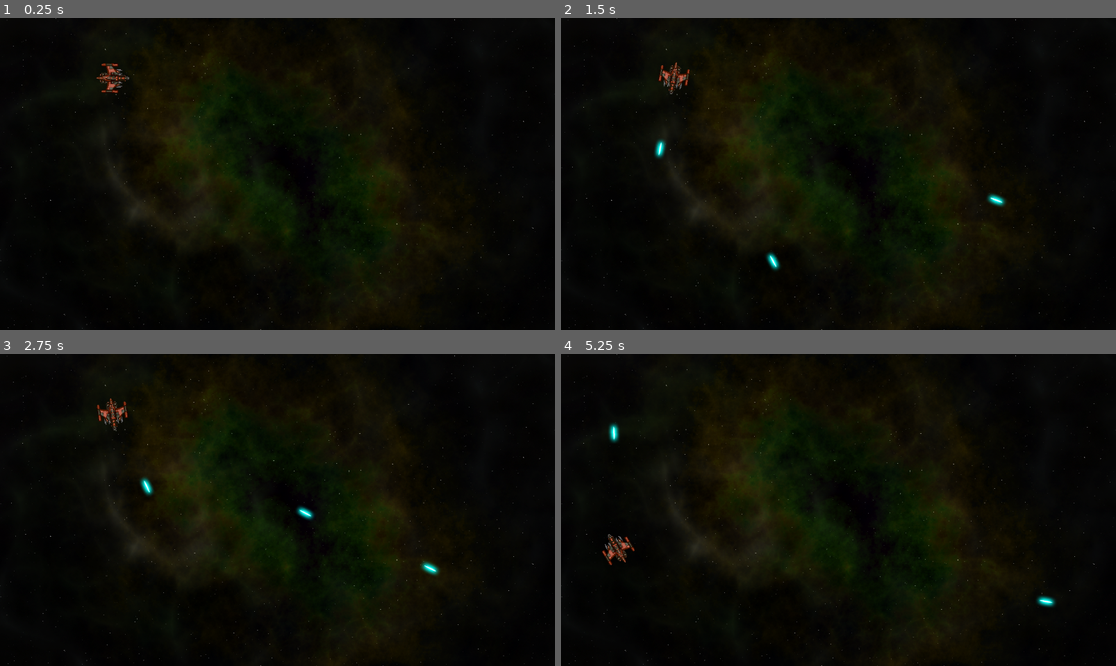
Above: before the commit, frames 1-4 (two rows, left to right).
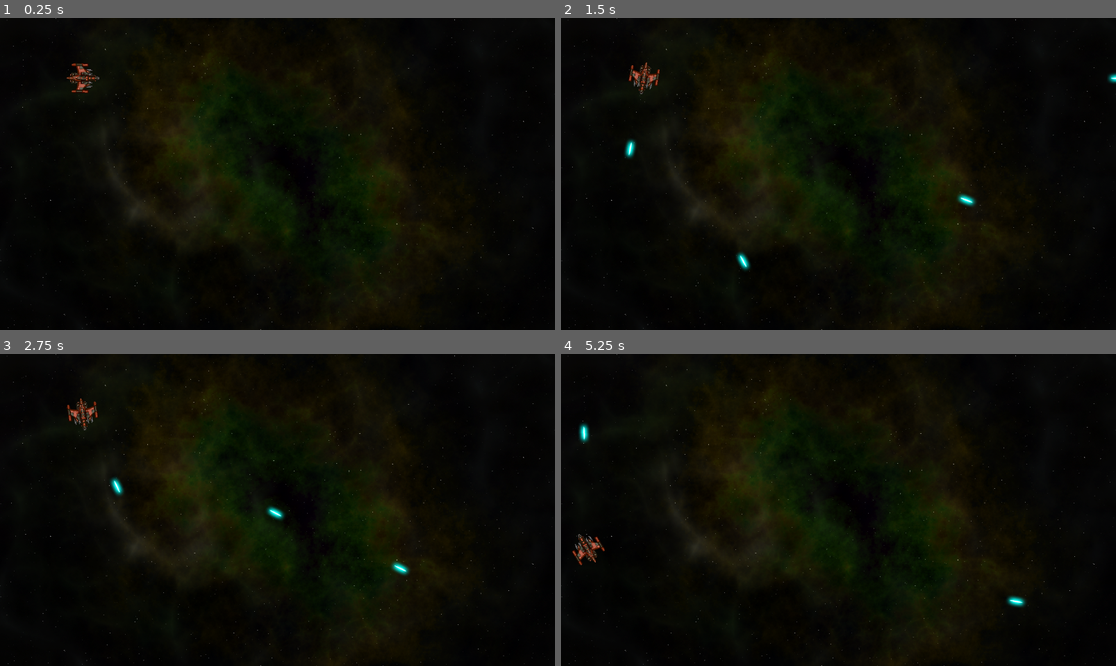
Above: after the commit, the same moments.

Repository: SeanCampbell255/Space-Rocks
Game: Godot game, scene res://scenes/main.tscn
Two runs of this game, one before a commit and one after it. Both use one fixed random seed, a clock stepped at 60 frames per second and the inputs below.
Inputs:
- Up to frame 1 (0.25 s): no input
- Up to frame 2 (1.5 s): tap Enter at 0.5 s; hold D (rotate_right) 0.53-1.28 s; hold Space (shoot) 0.53-1.28 s; hold A (rotate_left) from 1.28 s (still down); tap Space (shoot) at 1.35 s
- Up to frame 3 (2.75 s): release A (rotate_left) at 2.03 s; hold D (rotate_right) from 2.03 s (still down); hold Space (shoot) from 2.03 s (still down)
- Up to frame 4 (5.25 s): release D (rotate_right) at 2.78 s; release Space (shoot) at 2.78 s; hold W (thrust) 2.78-3.53 s; tap Space (shoot) at 2.85, 4.35 s; hold Space (shoot) 3.53-4.28 s; hold A (rotate_left) from 3.53 s (still down); hold Space (shoot) from 5.03 s (still down)

The runs differ from the first frame. In frame 1, 0.5% of the frame differs, in the area x 12-24%, y 14-25%; in frame 2, 1.1%, in the area x 11-100%, y 14-81%; in frame 3, 1.1%; in frame 4, 1.0%.

Commit message:
Rock scene; player wrap polish
Rock scene for setting rock size, velocity, position & screen wrap. Also made player wrap when fully off screen instead of halfway

Diff:
--- /dev/null
+++ b/scenes/rock.gd
@@ -0,0 +1,25 @@
+extends RigidBody2D
+
+var screensize = Vector2.ZERO
+var size
+var radius
+var scale_factor = 0.2
+
+func _integrate_forces(physics_state):
+	var xform = physics_state.transform
+	xform.origin.x = wrapf(xform.origin.x, 0 - radius, screensize.x + radius)
+	xform.origin.y = wrapf(xform.origin.y, 0 - radius, screensize.y + radius)
+	physics_state.transform = xform
+
+## Sets collision based on size; uses given velocity and random angle
+func start (_position, _velocity, _size):
+	position = _position
+	size = _size
+	mass = 1.5 * size
+	$Sprite2D.scale = Vector2.ONE * scale_factor * size
+	radius = int($Sprite2D.texture.get_size().x / 2 * $Sprite2D.scale.x)
+	var shape = CircleShape2D.new()
+	shape.radius = radius
+	$CollisionShape2D.shape = shape
+	linear_velocity = _velocity
+	angular_velocity = randf_range(-PI, PI)
--- /dev/null
+++ b/scenes/rock.tscn
@@ -0,0 +1,20 @@
+[gd_scene load_steps=4 format=3 uid="uid://dq5sco36p7gxi"]
+
+[ext_resource type="Texture2D" uid="uid://dxocg4v7lujn5" path="res://assets/rock.png" id="1_2138x"]
+[ext_resource type="Script" path="res://scenes/rock.gd" id="1_valm1"]
+
+[sub_resource type="PhysicsMaterial" id="PhysicsMaterial_8ntj4"]
+bounce = 1.0
+
+[node name="Rock" type="RigidBody2D"]
+position = Vector2(542, 301)
+physics_material_override = SubResource("PhysicsMaterial_8ntj4")
+linear_damp_mode = 1
+angular_damp_mode = 1
+script = ExtResource("1_valm1")
+metadata/_edit_group_ = true
+
+[node name="Sprite2D" type="Sprite2D" parent="."]
+texture = ExtResource("1_2138x")
+
+[node name="CollisionShape2D" type="CollisionShape2D" parent="."]
--- a/scripts/player.gd
+++ b/scripts/player.gd
@@ -12,11 +12,12 @@
 var screensize = Vector2.ZERO
 var state = INIT
 var thrust = Vector2.ZERO
+var wrap_offset
 
 func _integrate_forces(physics_state):
 	var xform = physics_state.transform
-	xform.origin.x = wrapf(xform.origin.x, 0, screensize.x)
-	xform.origin.y = wrapf(xform.origin.y, 0, screensize.y)
+	xform.origin.x = wrapf(xform.origin.x, 0 - wrap_offset, screensize.x + wrap_offset)
+	xform.origin.y = wrapf(xform.origin.y, 0 - wrap_offset, screensize.y + wrap_offset)
 	physics_state.transform = xform
 
 func _physics_process(_delta):
@@ -30,6 +31,7 @@
 	change_state(ALIVE)
 	screensize = get_viewport_rect().size
 	$GunCooldown.wait_time = fire_rate
+	wrap_offset = int($Sprite2D.texture.get_size().x / 2 * $Sprite2D.scale.x)
 
 func change_state(new_state):
 	match new_state:
